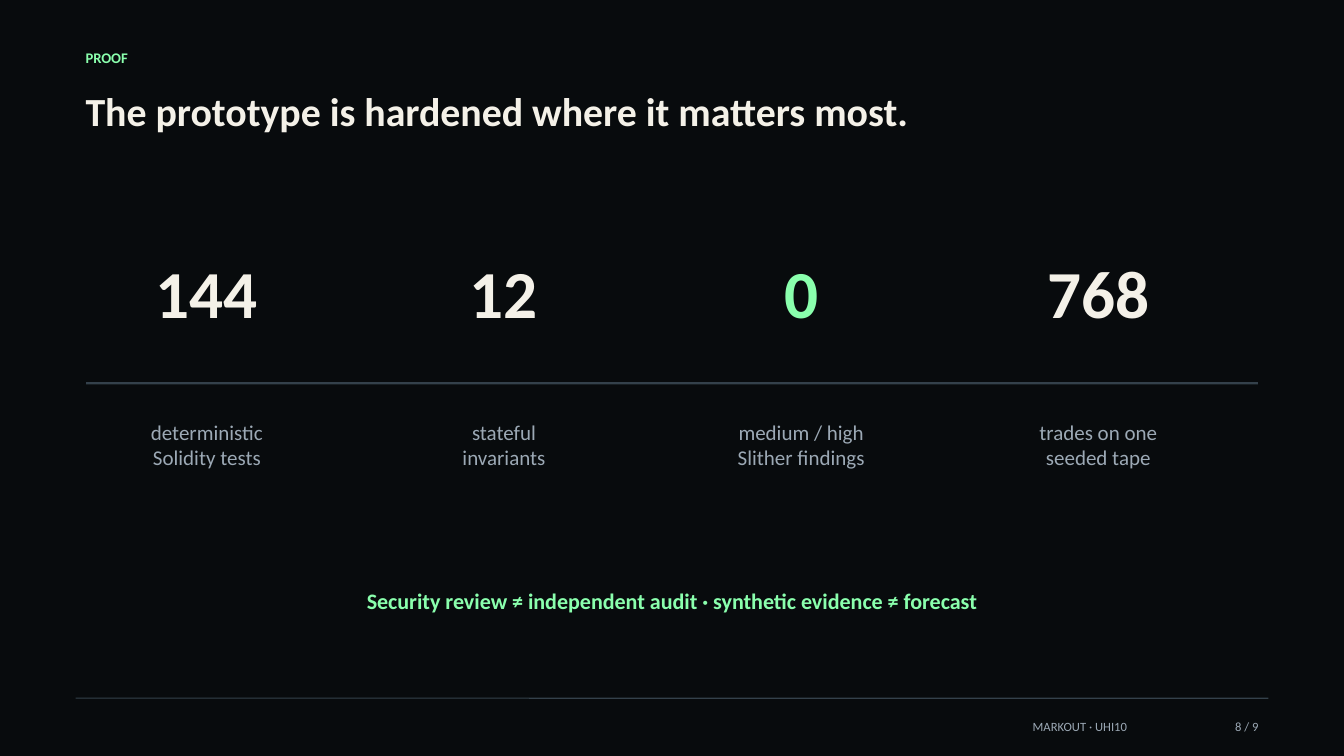
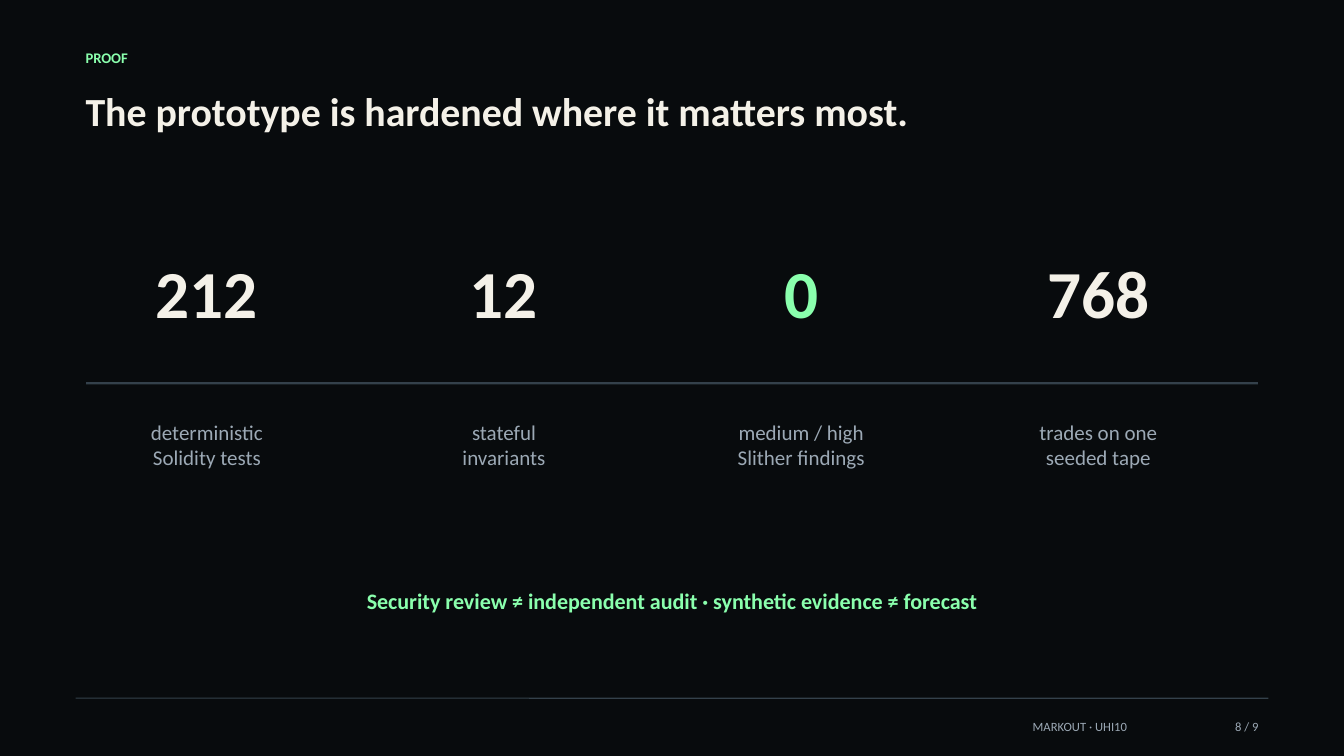
Before and after one commit to RudraBhaskar9439/markout-hook, a slide deck: slide 8 of presentation/MARKOUT-UHI10.pptx. Drawn at 1344x756 pixels with LibreOffice and Linux fonts; fonts in the diff are those of the drawing. Boxes give left, top, right and bottom in pixels: in the first picture for what was removed or moved away, otherwise in the second. Text is boxed around its words. In the diff, an @@ line names an element or a change of style, - is before the commit and + after.

```diff
--- a/presentation/MARKOUT-UHI10.pptx
+++ b/presentation/MARKOUT-UHI10.pptx
@@ text at <box>156,274,258,318</box>: text changed @@
-144
+212
```
Also in this commit, not shown: 3 other slides changed, 40 other files.
